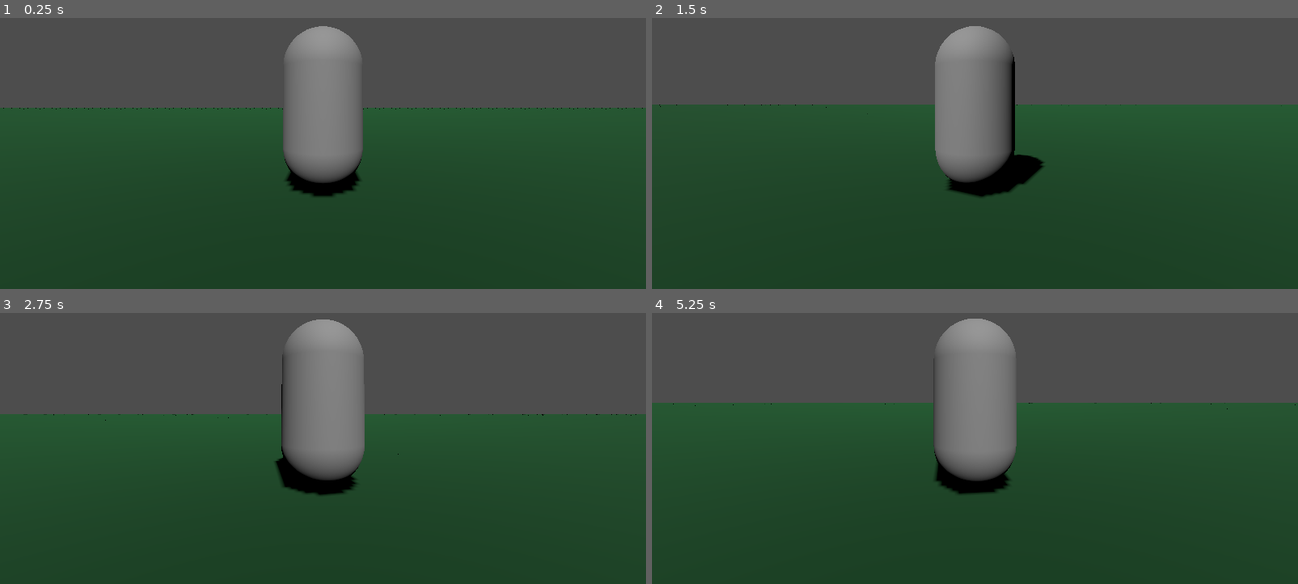
Above: before the commit, frames 1-4 (two rows, left to right).
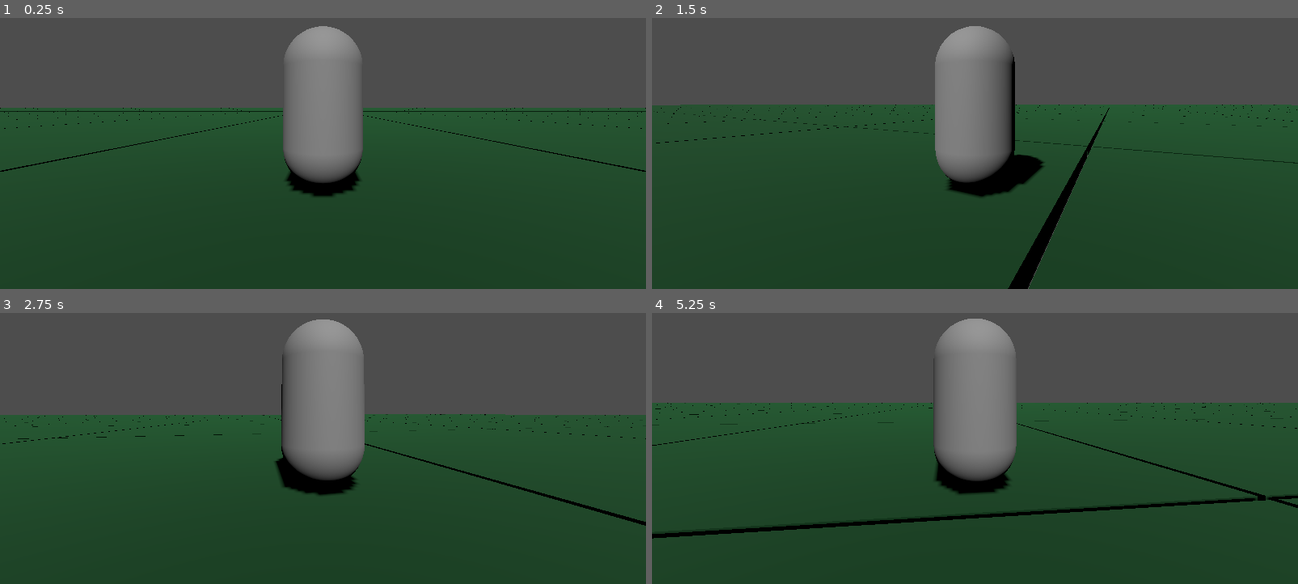
Above: after the commit, the same moments.

Repository: xwilson03/OpenWorldTest
Game: Godot game, scene res://scenes/root.tscn
Same seed, same stepped clock (60 frames per second), same inputs: the game is played once before the commit and once after it.
Inputs (mouse positions are in pixels of both pictures, inside the frame that each line leads up to):
- Up to frame 1 (0.25 s): no input
- Up to frame 2 (1.5 s): tap Enter at 0.5 s; move the mouse to (1007, 104) at 0.52 s; hold W (move_forward) from 0.53 s (still down); tap Mouse wheel up (zoom_in) at 0.6 s; tap Space (jump) at 0.77 s; move the mouse to (942, 110) at 1.27 s; tap Mouse wheel down (zoom_out) at 1.35 s
- Up to frame 3 (2.75 s): keep holding W (move_forward); tap Space (jump) at 1.52 s; move the mouse to (335, 397) at 2.02 s; tap Mouse wheel up (zoom_in) at 2.1 s
- Up to frame 4 (5.25 s): keep holding W (move_forward); move the mouse to (968, 407) at 2.77 s; tap Mouse wheel down (zoom_out) at 2.85, 4.35 s; tap Space (jump) at 3.02, 3.77, 4.52 s; move the mouse to (1020, 407) at 3.52 s; tap Mouse wheel up (zoom_in) at 3.6, 5.1 s; move the mouse to (923, 397) at 4.27 s; move the mouse to (981, 402) at 5.02 s

The runs differ from the first frame. In frame 1, 0.6% of the frame differs, in the area x 0-100%, y 33-57%; in frame 2, 1.4%; in frame 3, 0.7%; in frame 4, 1.8%, in the area x 0-100%, y 33-84%.

Commit message:
moves world_generator params to globals

Diff:
--- a/scripts/globals.gd
+++ b/scripts/globals.gd
@@ -22,6 +22,11 @@
 # World (Public/Static)
 static var entered_new_chunk := Signal(instance._entered_new_chunk)
 
+# # # # # # # # # # # # # # # # # # # # # # # # # # # # # # # #   Globals
+
+static var world_radius: int = 0
+static var chunk_size: float = 0
+
 # # # # # # # # # # # # # # # # # # # # # # # # # # # # # # # #   Constants
 
 const GLOBAL_SENSITIVITY: float = 0.01
--- a/scripts/world_generator.gd
+++ b/scripts/world_generator.gd
@@ -1,27 +1,33 @@
 extends Node
 class_name WorldGenerator
 
-@export var world_radius: int = 100
-@export var chunk_size: float = 10
-var world_chunks: Array[Node3D] = []
+@export var world_radius: int = 50
+@export var chunk_size: float = 10.1
 
 const chunk_scene = preload("res://prefabs/chunk.tscn")
 
+var world_chunks: Array[Node3D] = []
+
+
 func _init():
+    # Initialize global world variables
+    Globals.world_radius = world_radius
+    Globals.chunk_size = chunk_size
+
     # Allocate chunk array
-    var row_size: int = ((world_radius * 2) - 1)
+    var row_size: int = ((Globals.world_radius * 2) - 1)
     world_chunks.resize(row_size ** 2)
 
     # Populate chunk array
-    var offset: float = ((row_size / 2.0) * chunk_size) - (chunk_size / 2.0)
+    var offset: float = ((row_size / 2.0) * Globals.chunk_size) - (Globals.chunk_size / 2.0)
 
     for i in world_chunks.size():
         # Instantiate chunk at index-based position offset
         var new_chunk = chunk_scene.instantiate()
         new_chunk.translate(Vector3(
-            (i % row_size) * chunk_size - offset,
+            (i % row_size) * Globals.chunk_size - offset,
             0,
-            (i / row_size) * chunk_size - offset
+            (i / row_size) * Globals.chunk_size - offset
         ))
 
         world_chunks.insert(i, new_chunk)
